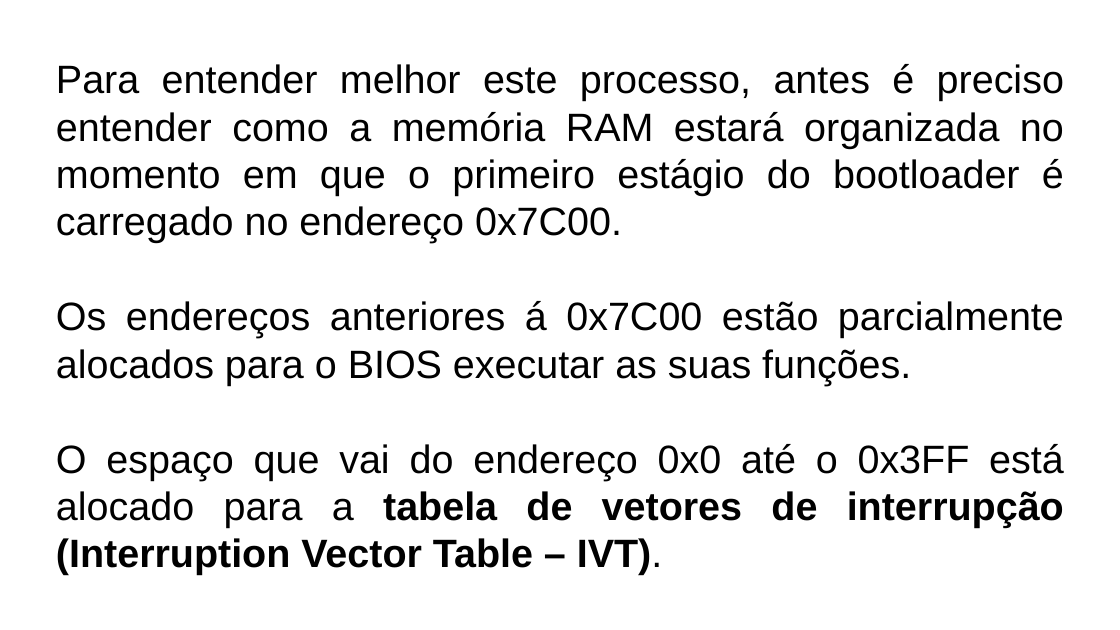
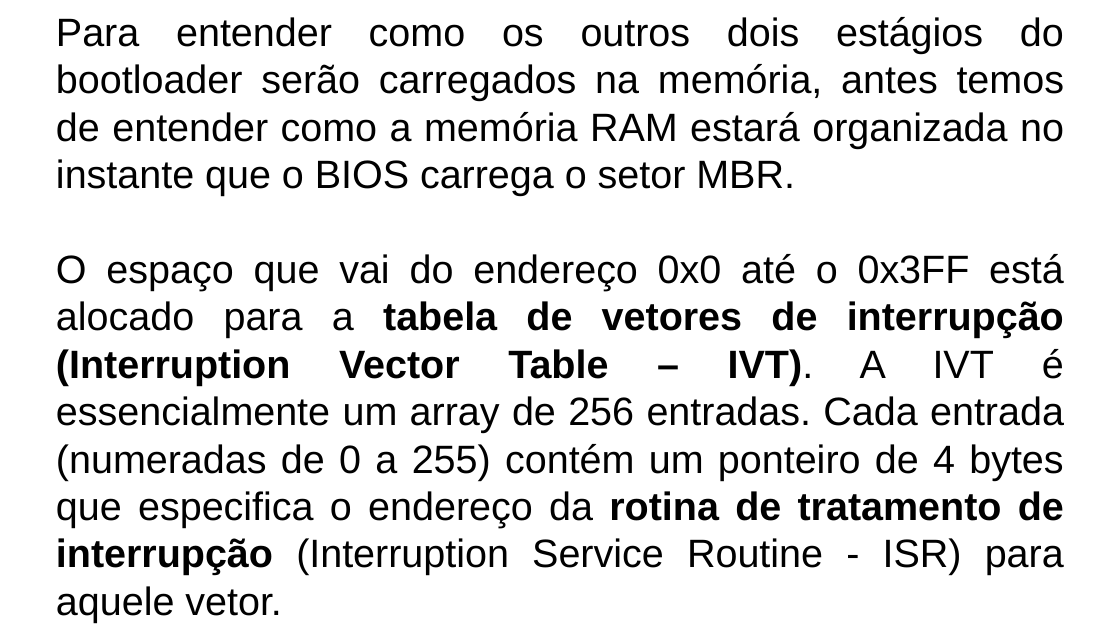
Before and after one commit to LeandroApAlmeida/Bootloader, a slide deck: slide 20 of doc/Fakenix.odp (slide 22 before the commit). Drawn at 1120x630 pixels with LibreOffice and Linux fonts; fonts in the diff are those of the drawing. Boxes give left, top, right and bottom in pixels: in the first picture for what was removed or moved away, otherwise in the second. Text is boxed around its words. In the diff, an @@ line names an element or a change of style, - is before the commit and + after.

```diff
--- a/doc/Fakenix.odp
+++ b/doc/Fakenix.odp
@@ text at bbox=[56, 17, 1064, 623]: text changed @@
-Para entender melhor este processo, antes é preciso entender como a memória RAM estará organizada no momento em que o primeiro estágio do bootloader é carregado no endereço 0x7C00.
-Os endereços anteriores á 0x7C00 estão parcialmente alocados para o BIOS executar as suas funções.
-O espaço que vai do endereço 0x0 até o 0x3FF está alocado para a tabela de vetores de interrupção (Interruption Vector Table – IVT).
+Para entender como os outros dois estágios do bootloader serão carregados na memória, antes temos de entender como a memória RAM estará organizada no instante que o BIOS carrega o setor MBR.
+O espaço que vai do endereço 0x0 até o 0x3FF está alocado para a tabela de vetores de interrupção (Interruption Vector Table – IVT). A IVT é essencialmente um array de 256 entradas. Cada entrada (numeradas de 0 a 255) contém um ponteiro de 4 bytes que especifica o endereço da rotina de tratamento de interrupção (Interruption Service Routine - ISR) para aquele vetor.
```
Also in this commit, not shown: 26 other slides changed, 5 slides added, 7 slides removed, 2 other files.
